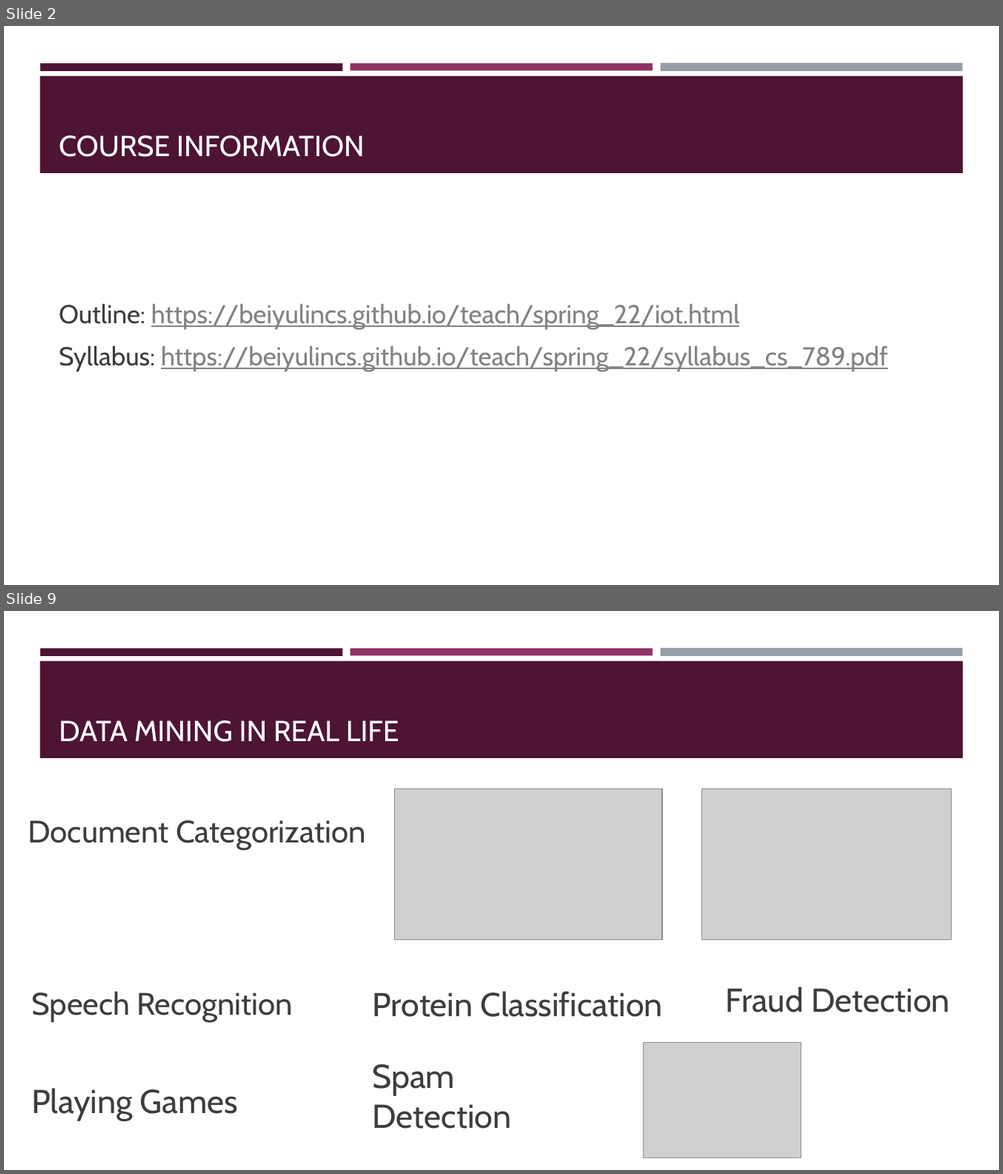
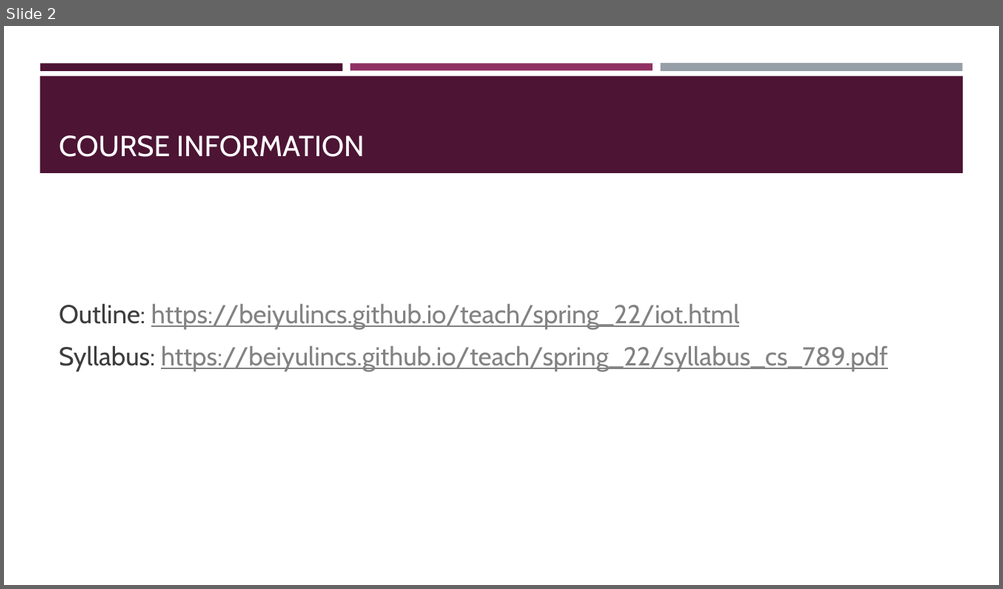
Before and after one commit to BeiyuLinCS/beiyulin.github.io, a slide deck: teach/fall_21/slides/ds_1.pptx. Shown one above the other, each under a label of ours: slides 2 and 9 before the commit, slide 2 after it; the slides between them are not shown. The pictures are 1003x1174 and 1003x589 pixels, drawn with LibreOffice and Linux fonts; fonts in the diff are those of the drawing; grey boxes stand for pictures. Boxes give left, top, right and bottom in pixels: in the first picture for what was removed or moved away, otherwise in the second. Text is boxed around its words. In the diff, an @@ line names an element or a change of style, - is before the commit and + after.

```diff
--- a/teach/fall_21/slides/ds_1.pptx
+++ b/teach/fall_21/slides/ds_1.pptx
@@ slide 9 removed at box(4, 611, 999, 1170), background #FFFFFF; not listed: 4 template elements that a slide beside it also shows @@
@@ title removed at box(59, 721, 399, 742) @@
-DATA MINING IN REAL LIFE
@@ picture removed at box(395, 789, 663, 940) @@
@@ picture removed at box(702, 789, 951, 940) @@
@@ text removed at box(28, 820, 366, 850) @@
-Document Categorization
@@ text removed at box(726, 987, 950, 1013) @@
-Fraud Detection
@@ text removed at box(31, 991, 293, 1022) @@
-Speech Recognition
@@ text removed at box(373, 991, 662, 1017) @@
-Protein Classification
@@ picture removed at box(643, 1043, 801, 1159) @@
@@ text removed at box(373, 1065, 512, 1129) @@
-Spam Detection
@@ text removed at box(32, 1088, 238, 1121) @@
-Playing Games
```
Also in this commit, not shown: 3 slides changed, 4 slides added, 15 other slides removed, 7 other files.
